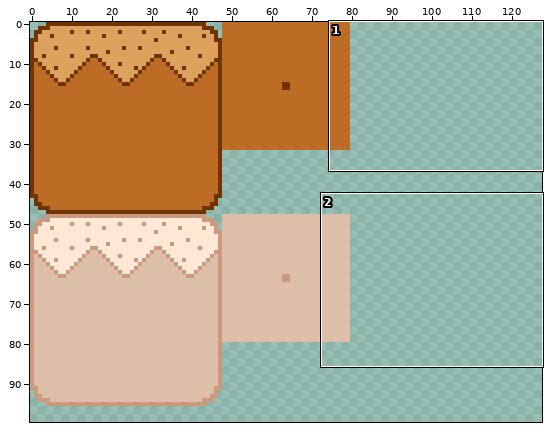
Pixel-art file -- Scenes/Levels/Wastelands/desert.aseprite. Above, an overview of the earlier version with the close-up marked.
Close-up. Before:
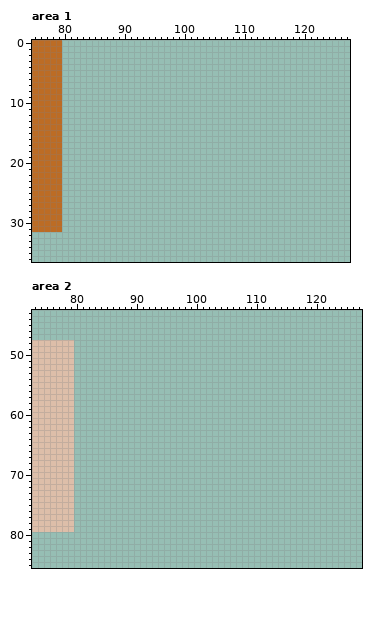
128x128 pixels, 1 frame. Shown: area 1: x 75..127, y 0..36; area 2: x 73..127, y 43..85. The wide view leaves out empty margins.
The result:
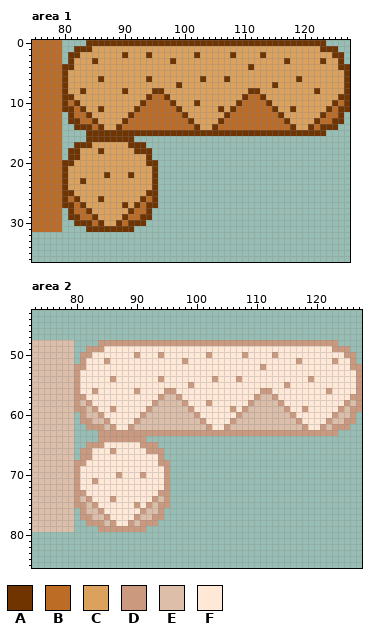
Palette (. is transparent): A #6f3400  B #bc6c25  C #dda15e  D #cb997e  E #ddbea9  F #ffe8d6
The exact change:
Area 1:
y 0: x 84..123 ........................................ -> AAAAAAAAAAAAAAAAAAAAAAAAAAAAAAAAAAAAAAAA
y 1: x 82..125 ............................................ -> AAACCCCCCCCCCCCCCCCCCCCCCCCCCCCCCCCCCCCCCAAA
y 2: x 81..126 .............................................. -> AACCCCCCCACCCACCCCCCCACCCCCACCCCACCCCCCCCCCCAA
y 3: x 81..126 .............................................. -> ACCCACCCCCCCCCCCCACCCCCCCCCCCCCCCCCCACCCCCACCA
y 4: x 80..127 ................................................ -> AACCCCCCCCCCCCCCCCCCCCCCCCCCCCCACCCCCCCCCCCCCCAA
y 5: x 80..127 ................................................ -> ACCCCCCCCCCCCCCCCCCCCCCCCCCCCCCCCCCCCCCCCCCCCCCA
y 6: x 80..127 ................................................ -> ACCCCCACCCCCCCACCCCCCCCACCCACCCCCCCCCCCACCCCCCCA
y 7: x 80..127 ................................................ -> ACCCCCCCCCCCCCCCCCCACCCCCCCCCCCCCCCACCCCCCCCCCCA
y 8: x 80..127 ................................................ -> ACCACCCCCCACCCCAACCCCCCCCCCCCCCAACCCCCCCCCACCCCA
y 9: x 80..127 ................................................ -> AACCCCCCCCCCCCABBACCCCCCCCCCCCABBACCCCCCCCCCCCAA
y 10: x 80..127 ................................................ -> ABACCCCCCCCCCABBBBACCCACCCCCCABBBBACCCCCCCCCCABA
y 11: x 80..127 ................................................ -> AABACCACCCCCABBBBBBACCCCCCACABBBBBBACCACCCCCABAA
y 12: x 81..126 .............................................. -> ABBACCCCCCABBBBBBBBACCCCCCABBBBBBBBACCCCCCABBA
y 13: x 81..126 .............................................. -> AABBACCCCABBBBBBBBBBACCCCABBBBBBBBBBACCCCABBAA
y 14: x 82..125 ............................................ -> AAABACCABBBBBBBBBBBBACCABBBBBBBBBBBBACCABAAA
y 15: x 84..123 ........................................ -> AAAAAAAAAAAAAAAAAAAAAAAAAAAAAAAAAAAAAAAA
y 16: x 84..91 ........ -> AAAAAAAA
y 17: x 82..93 ............ -> AAACCCCCCAAA
y 18: x 81..94 .............. -> AACCCACCCCCAAA
y 19: x 81..94 .............. -> AACCCCCCCCCCCA
y 20: x 80..95 ................ -> AACCCCCCCCCCCCAA
y 21: x 80..95 ................ -> ACCCCCCCCCCCCCCA
y 22: x 80..95 ................ -> ACCCCCCACCCACCCA
y 23: x 80..95 ................ -> ACCACCCCCCCCCCCA
y 24: x 80..95 ................ -> ACCCCCCCCCCCCCCA
y 25: x 80..95 ................ -> AACCCCCCCCCCCCAA
y 26: x 80..95 ................ -> ABACCCACCCCCCABA
y 27: x 80..95 ................ -> AABACCCCCCACABAA
y 28: x 81..94 .............. -> ABBACCCCCCABBA
y 29: x 81..94 .............. -> AABBACCCCABBAA
y 30: x 82..93 ............ -> AAABACCABAAA
y 31: x 84..91 ........ -> AAAAAAAA
Area 2:
y 48: x 84..123 ........................................ -> DDDDDDDDDDDDDDDDDDDDDDDDDDDDDDDDDDDDDDDD
y 49: x 82..125 ............................................ -> DDDFFFFFFFFFFFFFFFFFFFFFFFFFFFFFFFFFFFFFFDDD
y 50: x 81..126 .............................................. -> DDFFFFFFFDFFFDFFFFFFFDFFFFFDFFFFDFFFFFFFFFFFDD
y 51: x 81..126 .............................................. -> DFFFDFFFFFFFFFFFFDFFFFFFFFFFFFFFFFFFDFFFFFDFFD
y 52: x 80..127 ................................................ -> DDFFFFFFFFFFFFFFFFFFFFFFFFFFFFFDFFFFFFFFFFFFFFDD
y 53: x 80..127 ................................................ -> DFFFFFFFFFFFFFFFFFFFFFFFFFFFFFFFFFFFFFFFFFFFFFFD
y 54: x 80..127 ................................................ -> DFFFFFDFFFFFFFDFFFFFFFFDFFFDFFFFFFFFFFFDFFFFFFFD
y 55: x 80..127 ................................................ -> DFFFFFFFFFFFFFFFFFFDFFFFFFFFFFFFFFFDFFFFFFFFFFFD
y 56: x 80..127 ................................................ -> DFFDFFFFFFDFFFFDDFFFFFFFFFFFFFFDDFFFFFFFFFDFFFFD
y 57: x 80..127 ................................................ -> DDFFFFFFFFFFFFDEEDFFFFFFFFFFFFDEEDFFFFFFFFFFFFDD
y 58: x 80..127 ................................................ -> DEDFFFFFFFFFFDEEEEDFFFDFFFFFFDEEEEDFFFFFFFFFFDED
y 59: x 80..127 ................................................ -> DDEDFFDFFFFFDEEEEEEDFFFFFFDFDEEEEEEDFFDFFFFFDEDD
y 60: x 81..126 .............................................. -> DEEDFFFFFFDEEEEEEEEDFFFFFFDEEEEEEEEDFFFFFFDEED
y 61: x 81..126 .............................................. -> DDEEDFFFFDEEEEEEEEEEDFFFFDEEEEEEEEEEDFFFFDEEDD
y 62: x 82..125 ............................................ -> DDDEDFFDEEEEEEEEEEEEDFFDEEEEEEEEEEEEDFFDEDDD
y 63: x 84..123 ........................................ -> DDDDDDDDDDDDDDDDDDDDDDDDDDDDDDDDDDDDDDDD
y 64: x 84..91 ........ -> DDDDDDDD
y 65: x 82..93 ............ -> DDDFFFFFFDDD
y 66: x 81..94 .............. -> DDFFFDFFFFFDDD
y 67: x 81..94 .............. -> DDFFFFFFFFFFFD
y 68: x 80..95 ................ -> DDFFFFFFFFFFFFDD
y 69: x 80..95 ................ -> DFFFFFFFFFFFFFFD
y 70: x 80..95 ................ -> DFFFFFFDFFFDFFFD
y 71: x 80..95 ................ -> DFFDFFFFFFFFFFFD
y 72: x 80..95 ................ -> DFFFFFFFFFFFFFFD
y 73: x 80..95 ................ -> DDFFFFFFFFFFFFDD
y 74: x 80..95 ................ -> DEDFFFDFFFFFFDED
y 75: x 80..95 ................ -> DDEDFFFFFFDFDEDD
y 76: x 81..94 .............. -> DEEDFFFFFFDEED
y 77: x 81..94 .............. -> DDEEDFFFFDEEDD
y 78: x 82..93 ............ -> DDDEDFFDEDDD
y 79: x 84..91 ........ -> DDDDDDDD
Where, in picture pixels (left, top, right, bottom), the same in both close-ups:
added: (62, 40, 350, 232)
added: (74, 340, 362, 532)
